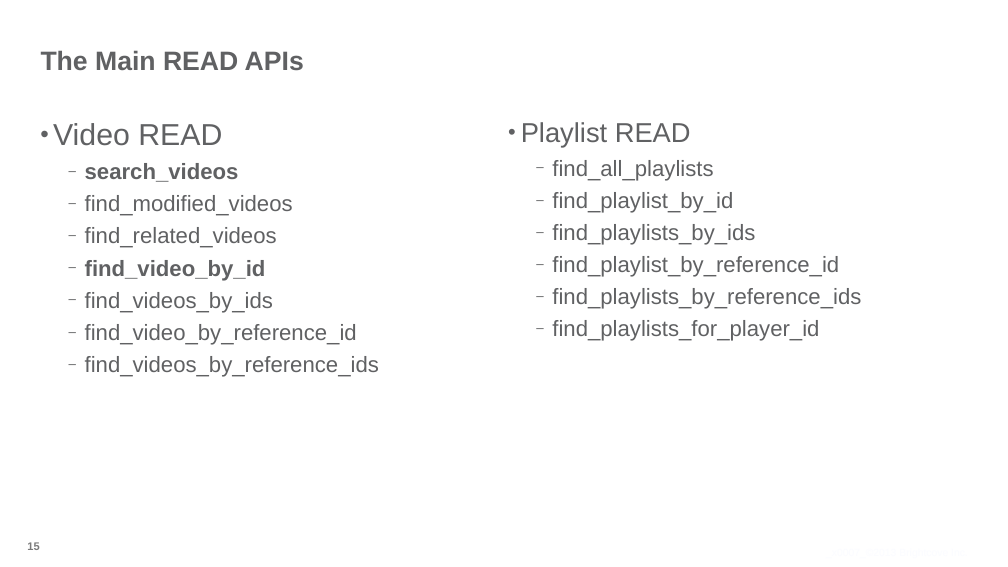
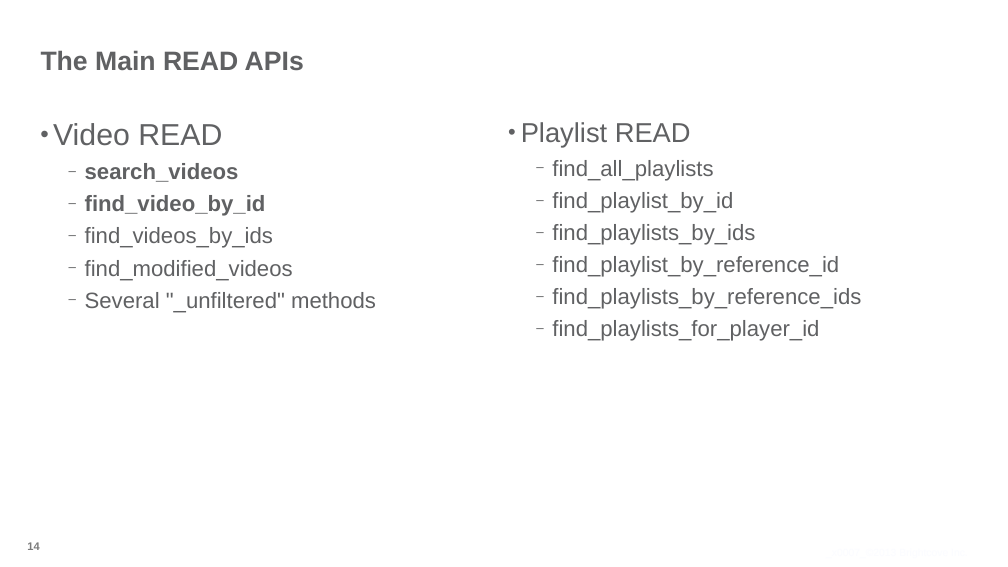
Before and after one commit to BrightcoveLearning/VideoCloudMediaAPI, a slide deck: slide 14 of Slides/Developing-with-the-Media-API-Aug-2013.ppt (slide 15 before the commit). Drawn at 1008x567 pixels with LibreOffice and Linux fonts; fonts in the diff are those of the drawing; background and template pictures are left out. Boxes give left, top, right and bottom in pixels: in the first picture for what was removed or moved away, otherwise in the second. Text is boxed around its words. In the diff, an @@ line names an element or a change of style, - is before the commit and + after.

```diff
--- a/Slides/Developing-with-the-Media-API-Aug-2013.ppt
+++ b/Slides/Developing-with-the-Media-API-Aug-2013.ppt
@@ text at (85, 195, 293, 248): paragraphs removed @@
-  – find_modified_videos
-  – find_related_videos
@@ text at (85, 260, 376, 313): text changed @@
-  – find_video_by_reference_id
-  – find_videos_by_reference_ids
+  – find_modified_videos
+  – Several "_unfiltered" methods
@@ page number at (27, 542, 39, 550): text changed @@
-15
+14
```
Also in this commit, not shown: 5 other slides changed, 1 slide removed, 3 other files.
